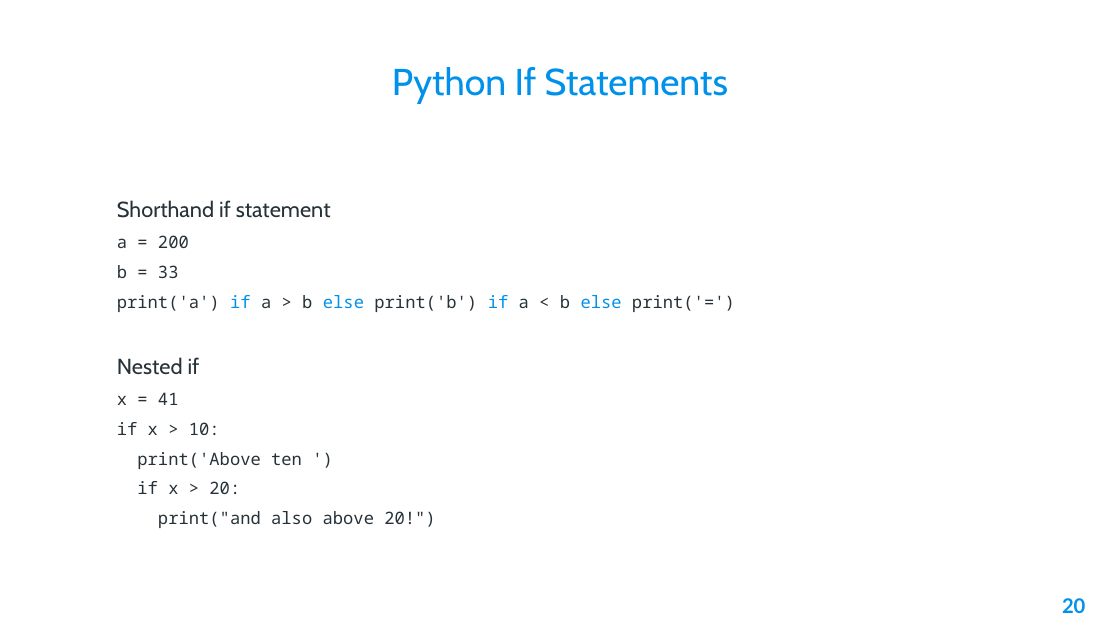
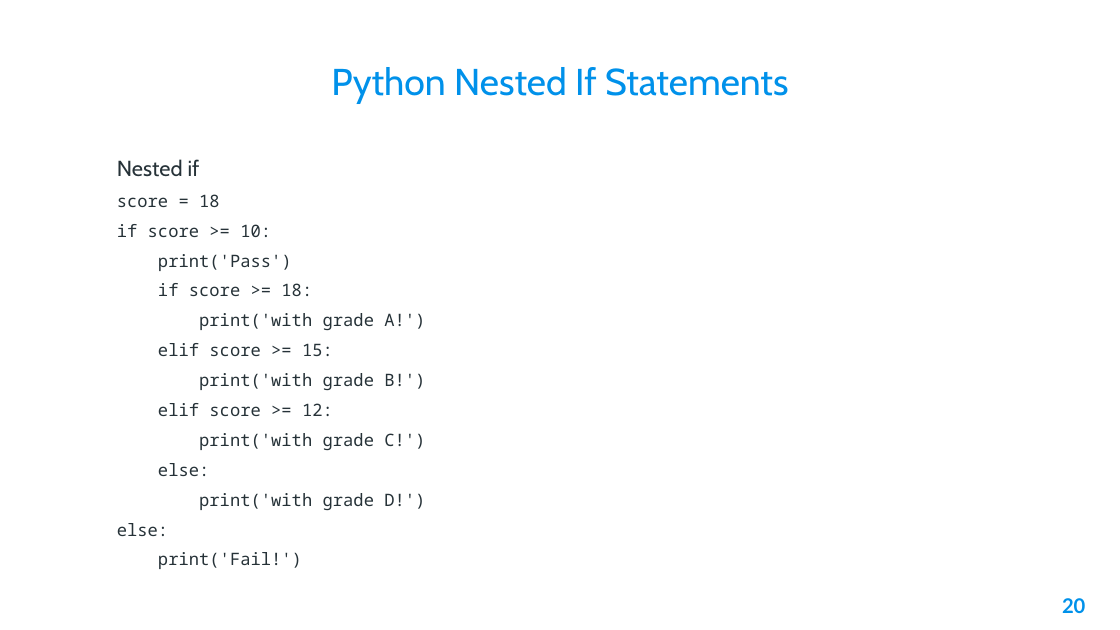
Before and after one commit to AleeRezaa/learn-python, a slide deck: slide 20 of Python.pptx. Drawn at 1120x630 pixels with LibreOffice and Linux fonts; fonts in the diff are those of the drawing; background and template pictures are left out. Boxes give left, top, right and bottom in pixels: in the first picture for what was removed or moved away, otherwise in the second. Text is boxed around its words. In the diff, an @@ line names an element or a change of style, - is before the commit and + after.

Commit message:
powerpoint updated

```diff
--- a/Python.pptx
+++ b/Python.pptx
@@ title at (331,67,788,104): text changed @@
-Python If Statements
+Python Nested If Statements
@@ text at (117,200,735,312): paragraphs removed @@
-Shorthand if statement
-a = 200
-b = 33
-print('a') if a > b else print('b') if a < b else print('=')
@@ text at (117,194,425,569): text changed @@
-x = 41
-if x > 10:
-print('Above ten ')
-if x > 20:
-print("and also above 20!")
+score = 18
+if score >= 10:
+print('Pass')
+if score >= 18:
+print('with grade A!')
+elif score >= 15:
+print('with grade B!')
+elif score >= 12:
+print('with grade C!')
+else:
+print('with grade D!')
+else:
+print('Fail!')
```
Also in this commit, not shown: 9 other slides changed, 1 slide added, 3 slides removed.
